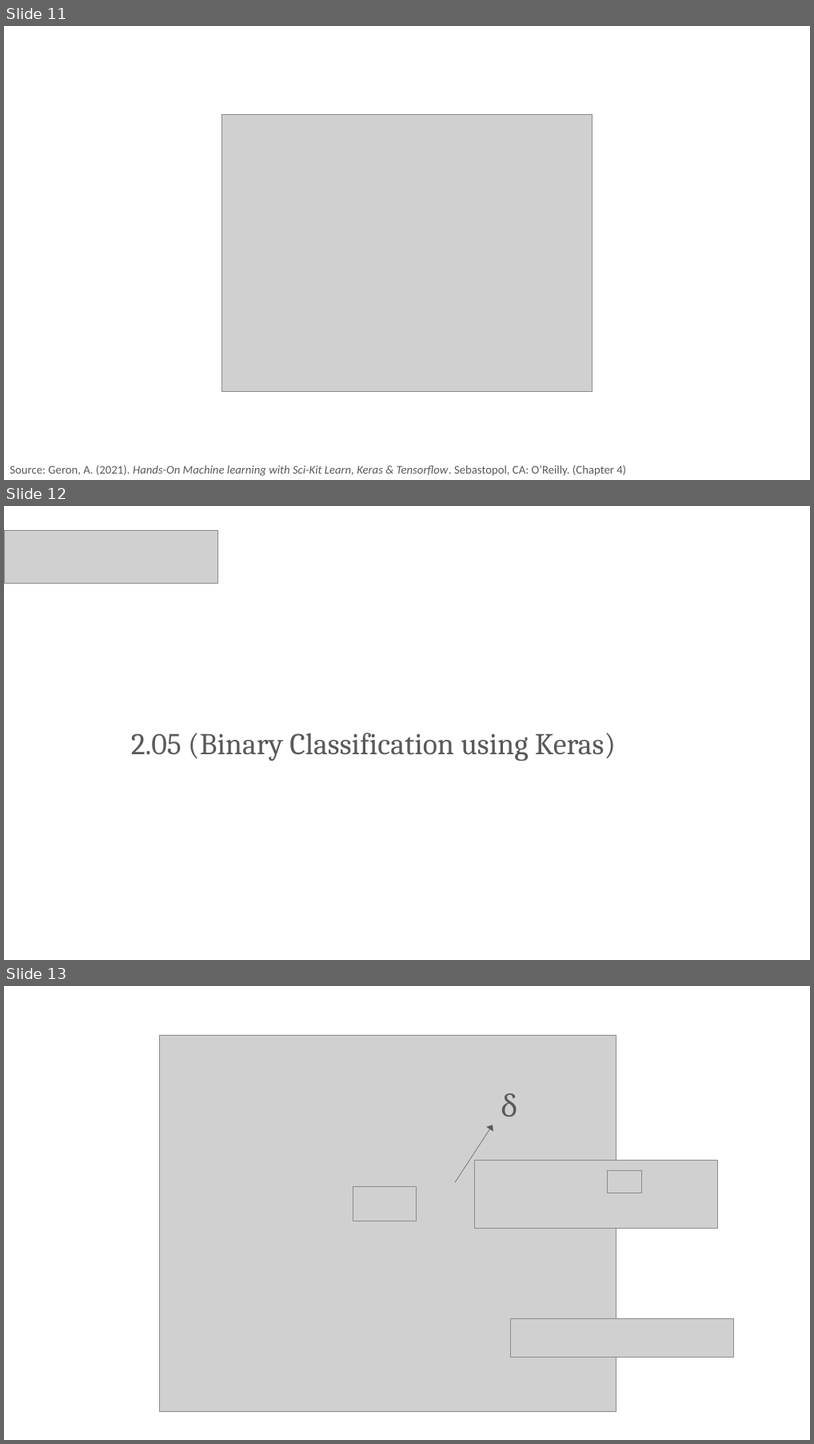
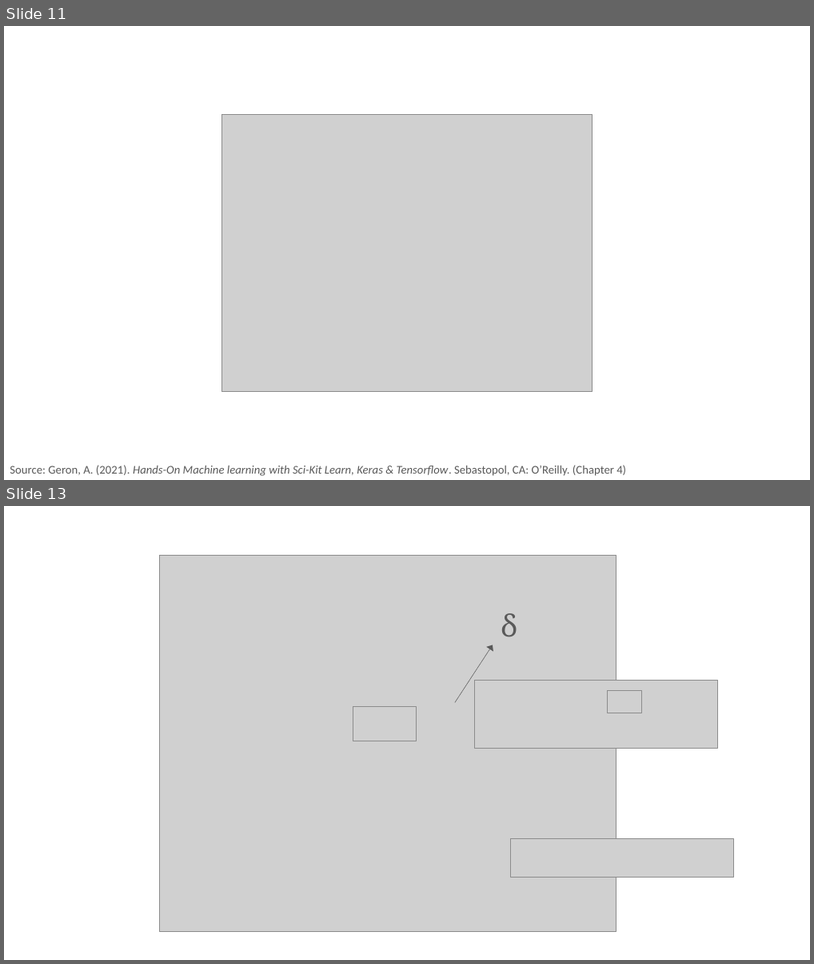
Before and after one commit to PracticumAI/deep_learning, a slide deck: presentations/03_gradient_descent.pptx. Shown one above the other, each under a label of ours: slides 11, 12 and 13 before the commit, slides 11 and 13 after it; the slides between them are not shown. The pictures are 814x1444 and 814x964 pixels, drawn with LibreOffice and Linux fonts; fonts in the diff are those of the drawing; grey boxes stand for pictures. Boxes give left, top, right and bottom in pixels: in the first picture for what was removed or moved away, otherwise in the second. Text is boxed around its words. In the diff, an @@ line names an element or a change of style, - is before the commit and + after.

```diff
--- a/presentations/03_gradient_descent.pptx
+++ b/presentations/03_gradient_descent.pptx
@@ slide 12 removed at (x1=4, y1=506, x2=810, y2=960), background #FFFFFF @@
@@ picture removed at (x1=4, y1=530, x2=218, y2=584) @@
@@ title removed at (x1=131, y1=732, x2=616, y2=761) @@
-2.05 (Binary Classification using Keras)
```
Also in this commit, not shown: 1 slide changed, 2 slides added, 1 other slide removed, 2 other files.
